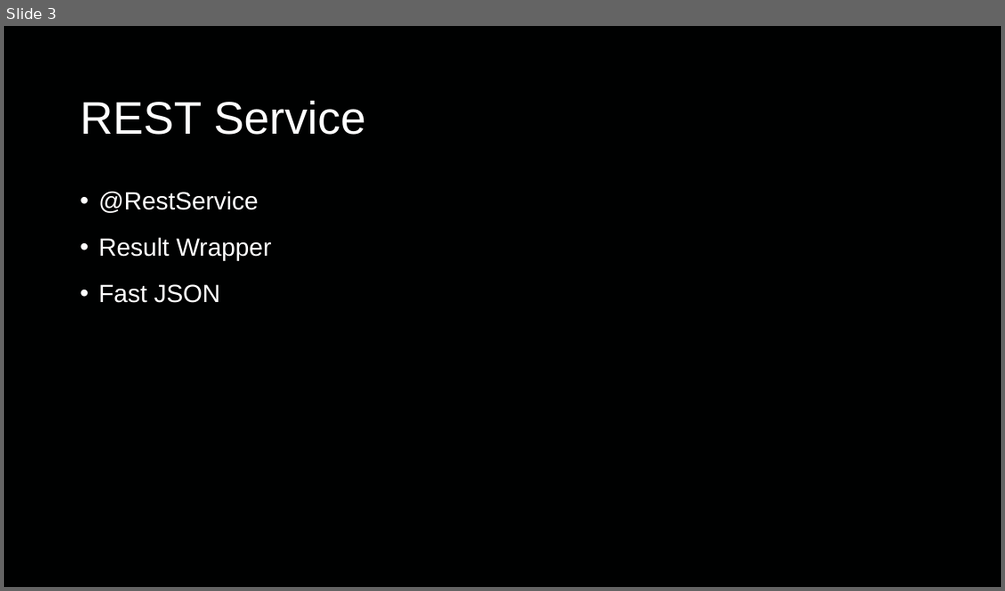
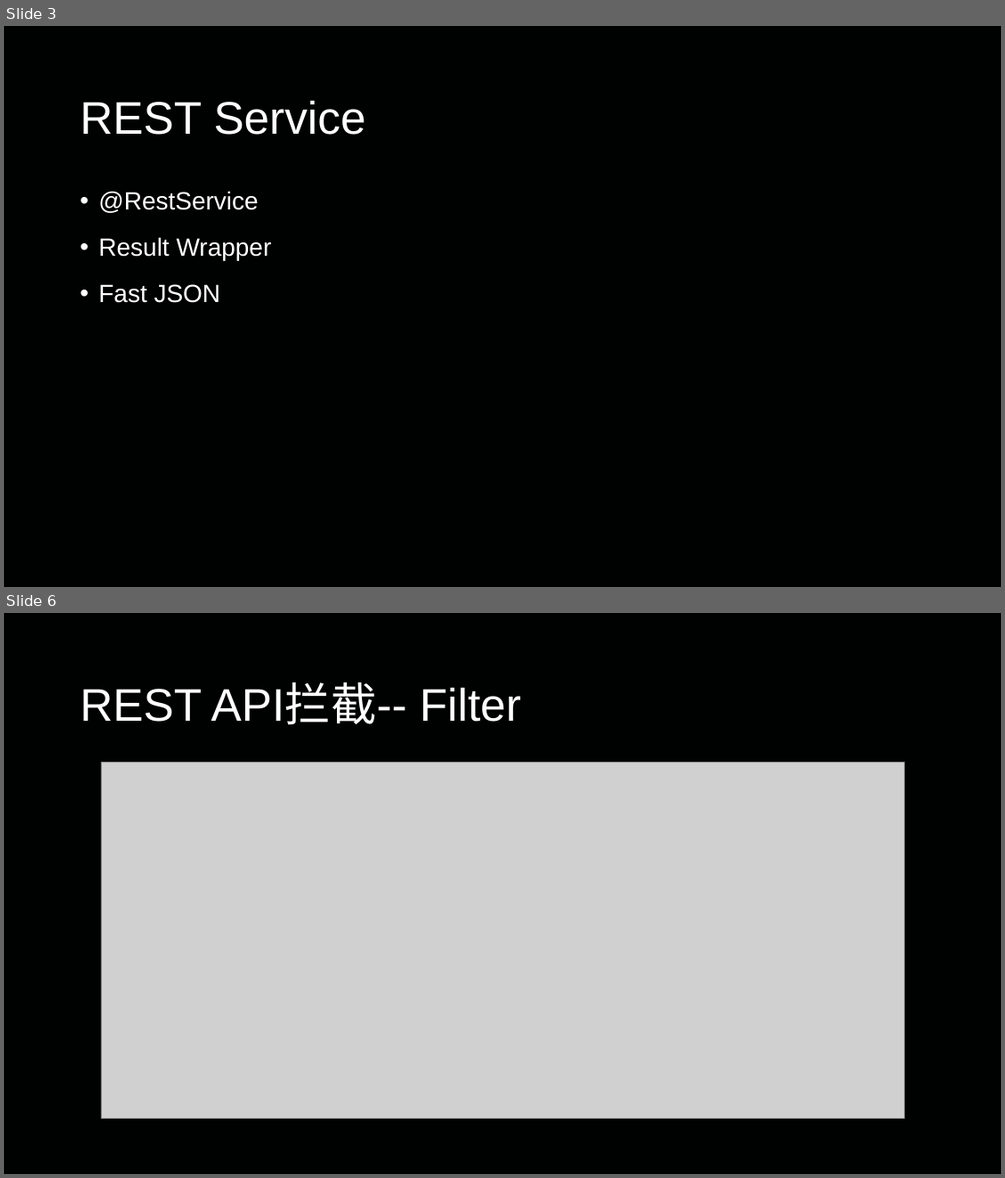
Before and after one commit to jungle0127/SpringBootLearning, a slide deck: FirstDemo/SpringBootIntroduction.pptx. Shown one above the other, each under a label of ours: slide 3 before the commit, slides 3 and 6 after it; the slides between them are not shown. The pictures are 1005x591 and 1005x1178 pixels, drawn with LibreOffice and Linux fonts; fonts in the diff are those of the drawing; grey boxes stand for pictures. Boxes give left, top, right and bottom in pixels: in the first picture for what was removed or moved away, otherwise in the second. Text is boxed around its words. In the diff, an @@ line names an element or a change of style, - is before the commit and + after.

```diff
--- a/FirstDemo/SpringBootIntroduction.pptx
+++ b/FirstDemo/SpringBootIntroduction.pptx
@@ slide 6 added at bbox=[4, 613, 1001, 1174], background #000101 @@
@@ title added at bbox=[80, 684, 521, 725], 44 pt, text #FFFFFF @@
+REST API拦截-- Filter
@@ picture added at bbox=[101, 763, 905, 1119] @@
```
Also in this commit, not shown: 7 other slides added, 5 other files.
